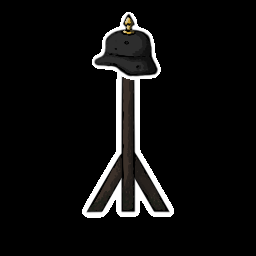
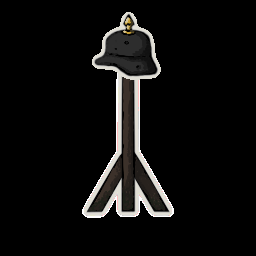
Two versions of the same layered image (256x256). Layer-by-layer changes:
painted on "Helmet" over 92, 12, 161, 80
painted on "Base" over 84, 60, 172, 216
